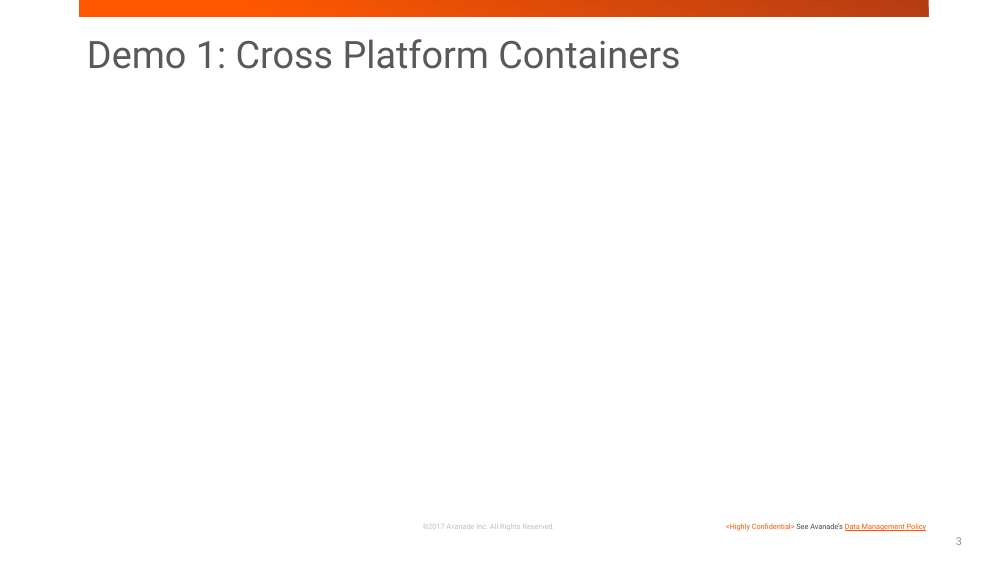
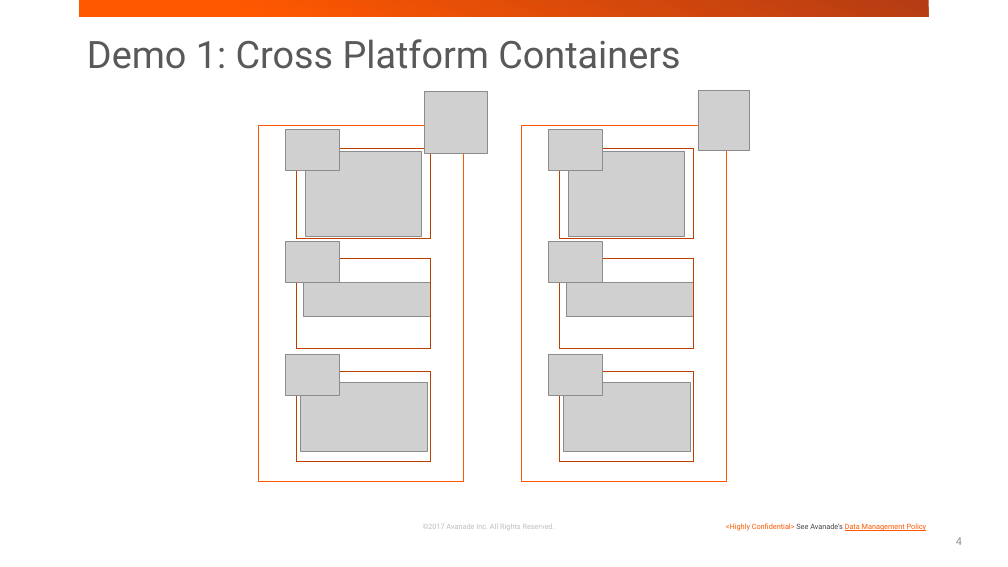
Before and after one commit to devedse/sdfg2017, a slide deck: slide 4 of presentatie.pptx (slide 3 before the commit). Drawn at 1008x567 pixels with LibreOffice and Linux fonts; fonts in the diff are those of the drawing; grey boxes stand for pictures; background and template pictures are left out. Boxes give left, top, right and bottom in pixels: in the first picture for what was removed or moved away, otherwise in the second. Text is boxed around its words. In the diff, an @@ line names an element or a change of style, - is before the commit and + after.

```diff
--- a/presentatie.pptx
+++ b/presentatie.pptx
@@ group added at (259, 91, 749, 482): 14 pictures, 8 rectangles @@
@@ page number at (956, 537, 962, 545): text changed @@
-3
+4
```
Also in this commit, not shown: 1 other slide changed, 6 slides added, 9 slides removed.
